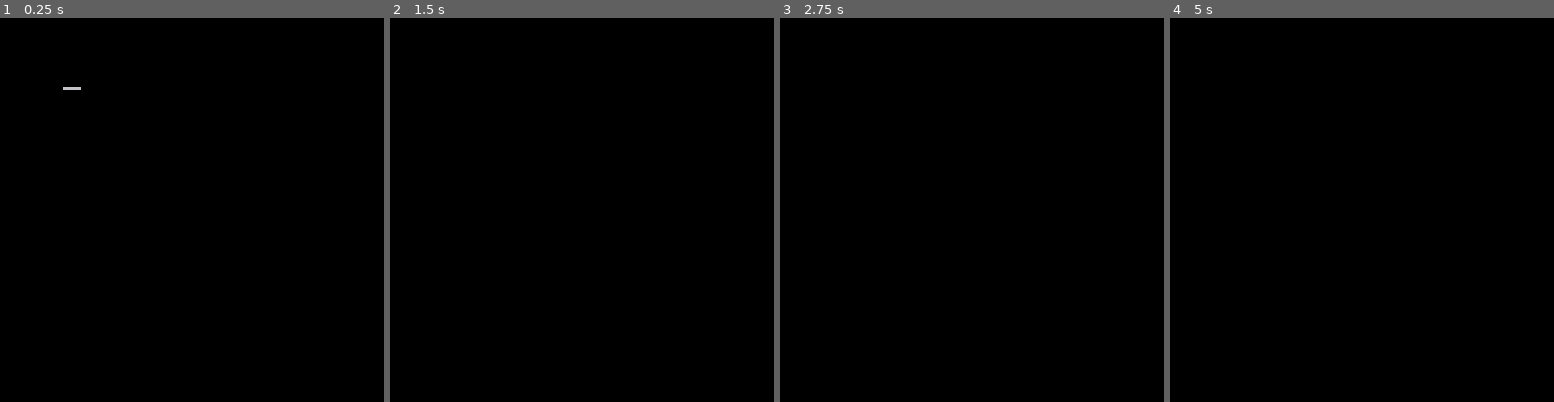
Above: before the commit, frames 1-4 (left to right).
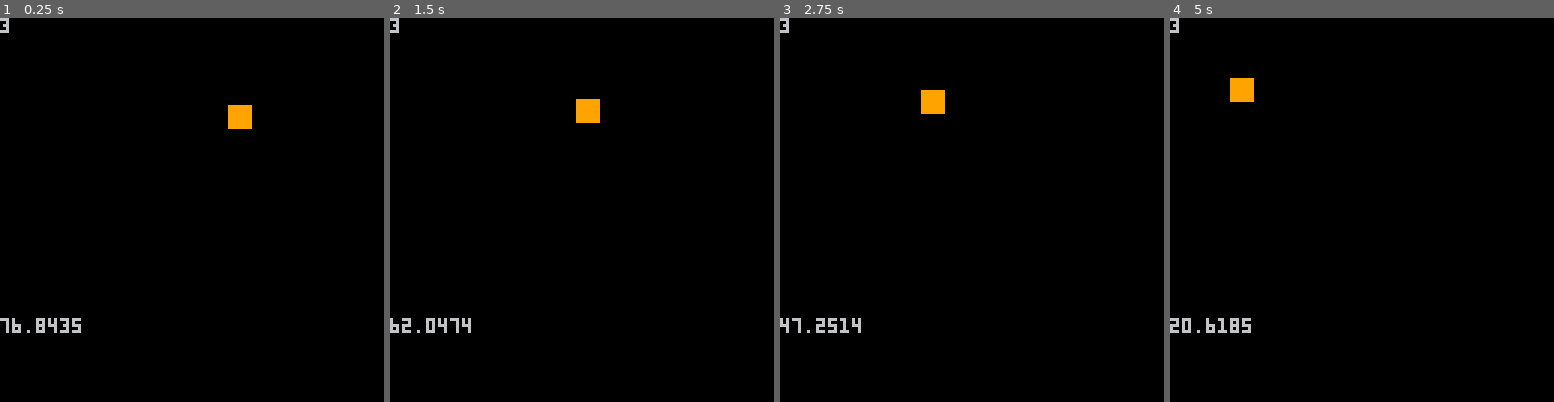
Above: after the commit, the same moments.

Repository: akbiggs/Scuffle
Game: PICO-8 cartridge scuffle.p8
The game is run twice, just before and just after one commit, with the same random seed, the same clock (stepped at 60 frames per second) and the same inputs.
Inputs:
- Up to frame 1 (0.25 s): no input
- Up to frame 2 (1.5 s): tap X (X key) at 0.33, 1.07 s; tap O (Z key) at 0.7 s
- Up to frame 3 (2.75 s): hold Right 1.6-2.1 s; tap O (Z key) at 1.7, 2.1, 2.5 s; tap X (X key) at 1.85 s; hold Up 2.15-2.42 s; hold Right from 2.47 s (still down)
- Up to frame 4 (5 s): tap O (Z key) every 0.4 s from 2.9 to 4.9 s; tap X (X key) at 2.97, 4.08 s; release Right at 3.03 s; hold Left 3.08-3.58 s; hold Down 3.63-3.97 s; hold Right 4.02-4.68 s; hold Up from 4.73 s (still down)

The runs differ from the first frame. In frame 1, 0.9% of the frame differs, in the area x 0-66%, y 0-83%; in frame 2, 0.8%; in frame 3, 0.8%; in frame 4, 0.9%.

Commit message:
basics of walker enemy

Diff:
--- a/scuffle.p8
+++ b/scuffle.p8
@@ -354,14 +354,18 @@
   return alive
 end
 -->8
+-- bullets
+
 local bullet = class.build()
 
 function bullet:_init(
     anim, pos, vel, life,
-    is_enemy, left)
+    is_enemy, left, size)
+  self.size = size or vec(8, 8)
+
   self.anim = anim
-  self.pos = pos
-  self.vel = vel
+  self.pos = vec(pos)
+  self.vel = vec(vel)
   -- lifetime in ticks
   self.life = life
   self.is_enemy = is_enemy
@@ -372,6 +376,24 @@
   self.pos += self.vel
   self.life -= 1
   self.anim:update()
+end
+
+function bullet:collide(other)
+  local bullet_hb = hbox(
+      self.pos,
+      self.size)
+  local other_hb = hbox(
+      other.pos,
+      other.size or vec(8, 8))
+
+  if bullet_hb:intersects(
+      other_hb)
+  then
+    bullet.life = 0
+    other.life -= 1
+    return true
+  end
+  return false
 end
 
 function bullet:draw()
@@ -382,18 +404,80 @@
       self.left)
 end
 -->8
+-- walks towards the player
+-- and beats the living ****
+-- out of them
+local walker = class.build()
+
+function walker:_init(pos)
+  self.pos = vec(pos)
+  self.vel = vec(0, 0)
+  self.left = false
+  self.cooldown = 100
+end
+
+function walker:update(
+    player, bullets)
+  self.cooldown = max(0,
+      self.cooldown - 1)
+  local direc = player.pos -
+      self.pos
+  local attack_dist = 0.01
+  local wants_attack =
+      direc:mag() <= attack_dist
+  if wants_attack and
+     self.cooldown <= 0 then
+    self.vel = vec(0, 0)
+    self.cooldown = 100
+    local bullet_offset =
+        ternary(
+            self.left,
+            vec(8, 0),
+            vec(-8, 0))
+    add(bullets,
+        bullet(
+            anim(16, 20, false,
+                 6),
+            self.pos +
+                bullet_offset,
+            vec(0, 0),
+            30,
+            --[[is_enemy]]true,
+            self.left))
+  elseif not wants_attack then
+    self.vel = (
+        direc:normalized())
+    local speed = 0.2
+    self.vel *= speed
+  end
+
+  self.pos += self.vel
+end
+
+function walker:draw()
+  print(self.pos.x, 0, 100)
+  spr(48, self.pos.x,
+      self.pos.y,
+      1, 1,
+      -- flip_x
+      self.left)
+end
+-->8
+-- game
+
 local state = {}
 
 function reset()
-  state.bullets = {
-    bullet(
-        anim(16, 20, false, 6),
-        vec(20, 20),
-        vec(0, 0),
-        30,
-        --[[is_enemy=]]false,
-        --[[[left=]]false)
+  -- mock
+  state.player = {
+    pos=vec(20, 20),
+    life=3,
   }
+
+  state.enemies = {
+    walker(vec(80, 30))
+  }
+  state.bullets = {}
 end
 
 function _init()
@@ -401,9 +485,23 @@
 end
 
 function _update60()
+  -- player
+
+  -- enemies
+  for e in all(state.enemies)
+  do
+    e:update(state.player,
+             state.bullets)
+  end
+
+  -- bullets
   for b in all(state.bullets)
   do
     b:update()
+
+    if b.is_enemy then
+      b:collide(state.player)
+    end
   end
 
   state.bullets = filter_alive(
@@ -412,6 +510,13 @@
 
 function _draw()
   cls()
+  print(state.player.life)
+
+  for e in all(state.enemies)
+  do
+    e:draw()
+  end
+
   for b in all(state.bullets)
   do
     b:draw()
Not shown, changed: 17 lines of the sprite sheet (__gfx__) section of scuffle.p8
